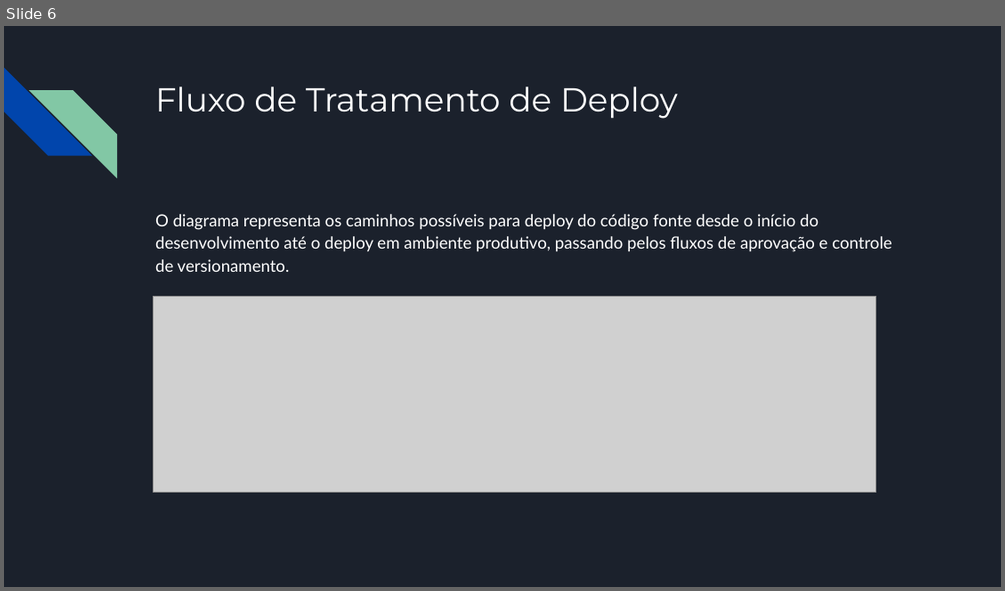
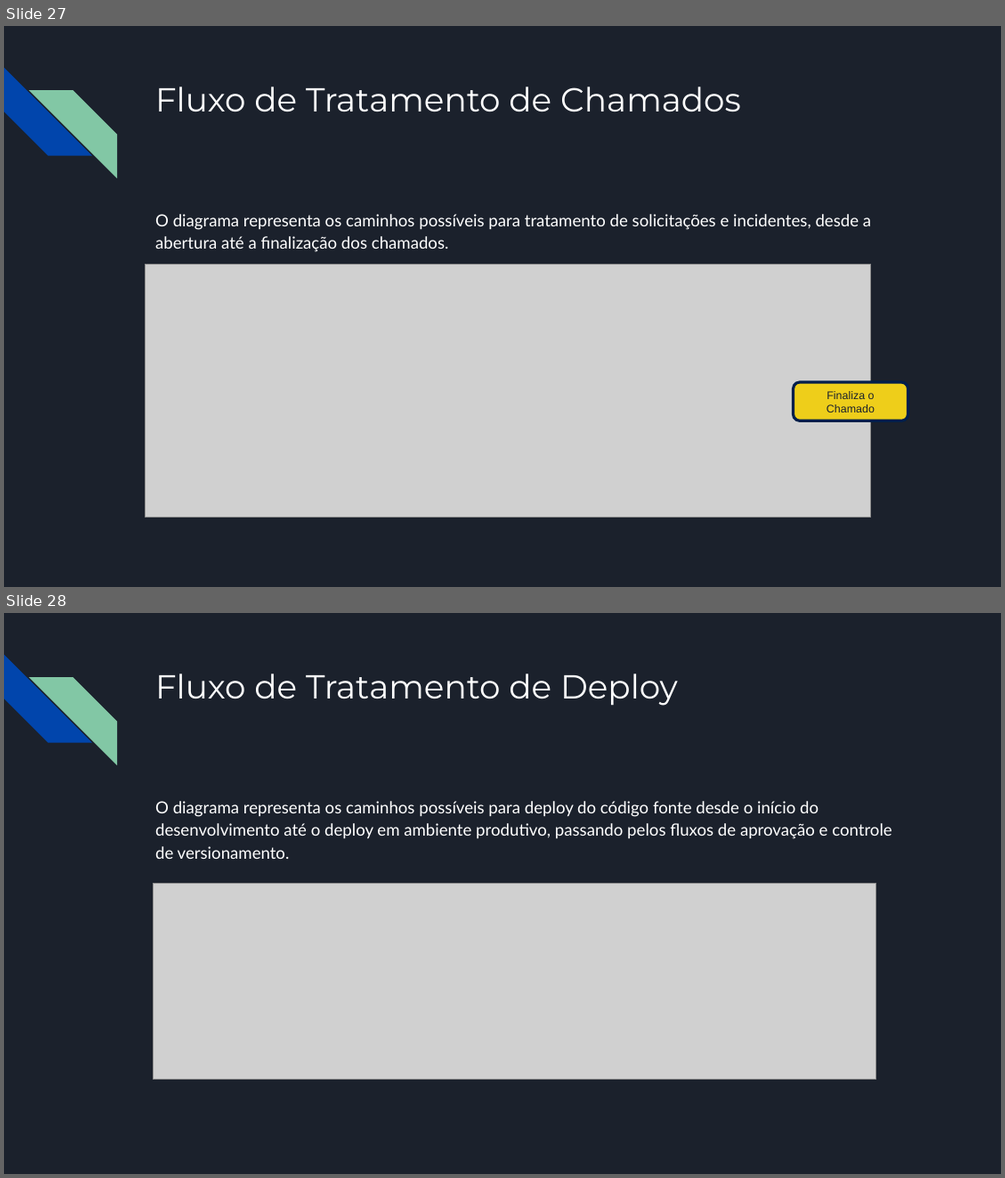
Before and after one commit to DanielsOfficial0102/Data-Management-And-Governance, a slide deck: Data Management and Governance.pptx. Shown one above the other, each under a label of ours: slide 6 before the commit, slides 27 and 28 after it. The pictures are 1005x591 and 1005x1178 pixels, drawn with LibreOffice and Linux fonts; fonts in the diff are those of the drawing; grey boxes stand for pictures. Boxes give left, top, right and bottom in pixels: in the first picture for what was removed or moved away, otherwise in the second. Text is boxed around its words. In the diff, an @@ line names an element or a change of style, - is before the commit and + after.

```diff
--- a/Data Management and Governance.pptx
+++ b/Data Management and Governance.pptx
@@ slide 27 added at [4,26,1001,587], background #1B212C; not listed: 2 template elements that a slide beside it also shows @@
@@ title added at [155,87,741,112], 24 pt, text #FFFFFF @@
+Fluxo de Tratamento de Chamados
@@ text added at [155,214,871,252], 12 pt, text #FFFFFF @@
+O diagrama representa os caminhos possíveis para tratamento de solicitações e incidentes, desde a abertura até a finalização dos chamados.
@@ picture added at [146,265,870,517] @@
@@ rounded rectangle added at [793,382,908,421], fill #EECE1A, outline #001E4B 2 pt, 8 pt, text #1B212C @@
+Finaliza o Chamado
@@ what was slide 6 is now slide 28 @@
```
Also in this commit, not shown: 3 slides changed, 34 other slides added.
